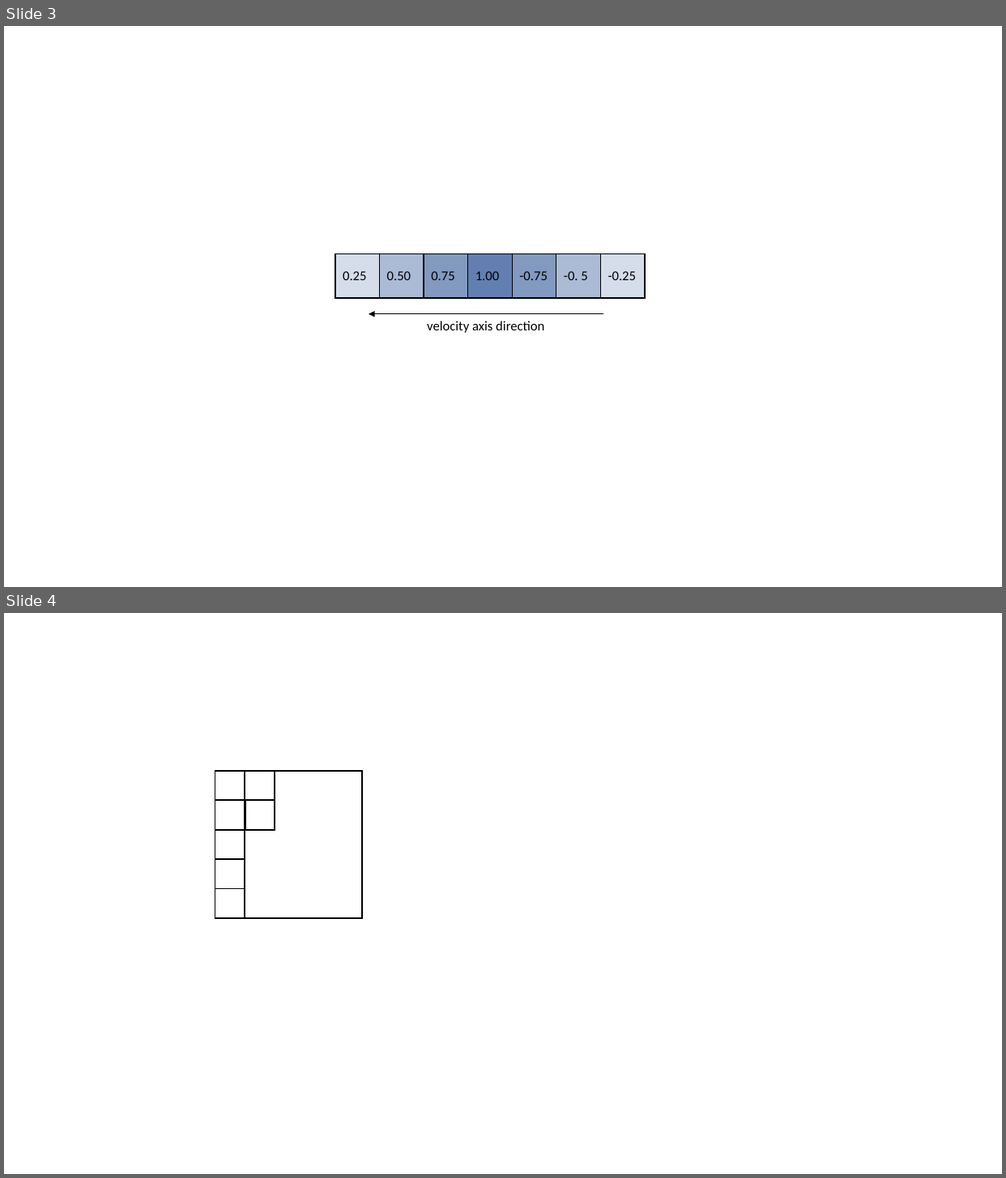
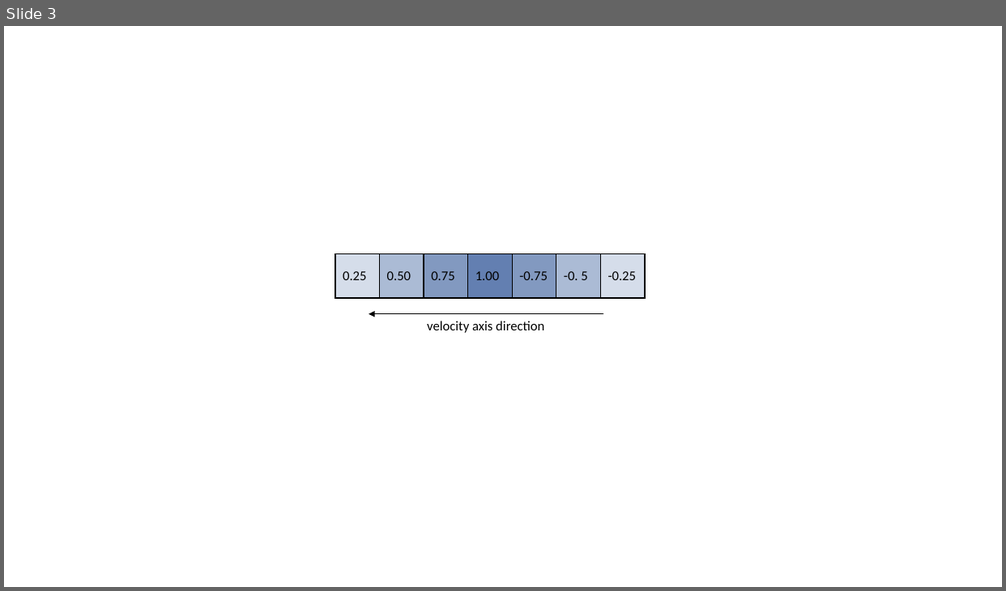
Before and after one commit to jakobbaumgartner/Gradient-3D, a slide deck: Articles/ERK/schemes.pptx. Shown one above the other, each under a label of ours: slides 3 and 4 before the commit, slide 3 after it. The pictures are 1006x1178 and 1006x591 pixels, drawn with LibreOffice and Linux fonts; fonts in the diff are those of the drawing. Boxes give left, top, right and bottom in pixels: in the first picture for what was removed or moved away, otherwise in the second. Text is boxed around its words. In the diff, an @@ line names an element or a change of style, - is before the commit and + after.

```diff
--- a/Articles/ERK/schemes.pptx
+++ b/Articles/ERK/schemes.pptx
@@ slide 4 removed at [4, 613, 1002, 1174], background #FFFFFF @@
@@ rectangle removed at [215, 771, 363, 918] @@
@@ rectangle removed at [215, 771, 245, 800] @@
@@ rectangle removed at [245, 771, 275, 800] @@
@@ rectangle removed at [215, 800, 245, 829] @@
@@ rectangle removed at [245, 800, 275, 829] @@
@@ rectangle removed at [215, 830, 245, 859] @@
@@ rectangle removed at [215, 859, 245, 888] @@
@@ rectangle removed at [215, 889, 245, 918] @@
```
Also in this commit, not shown: 1 slide added.
